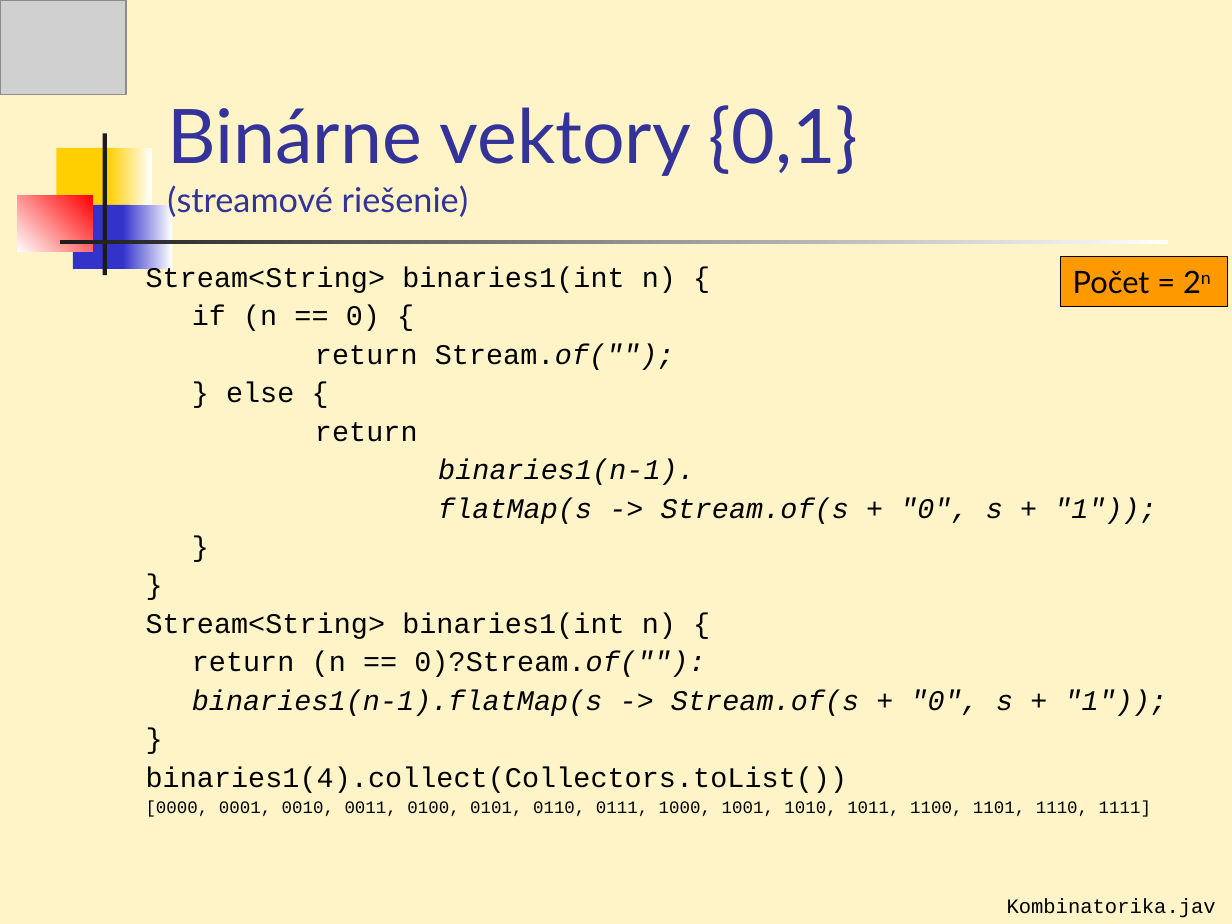
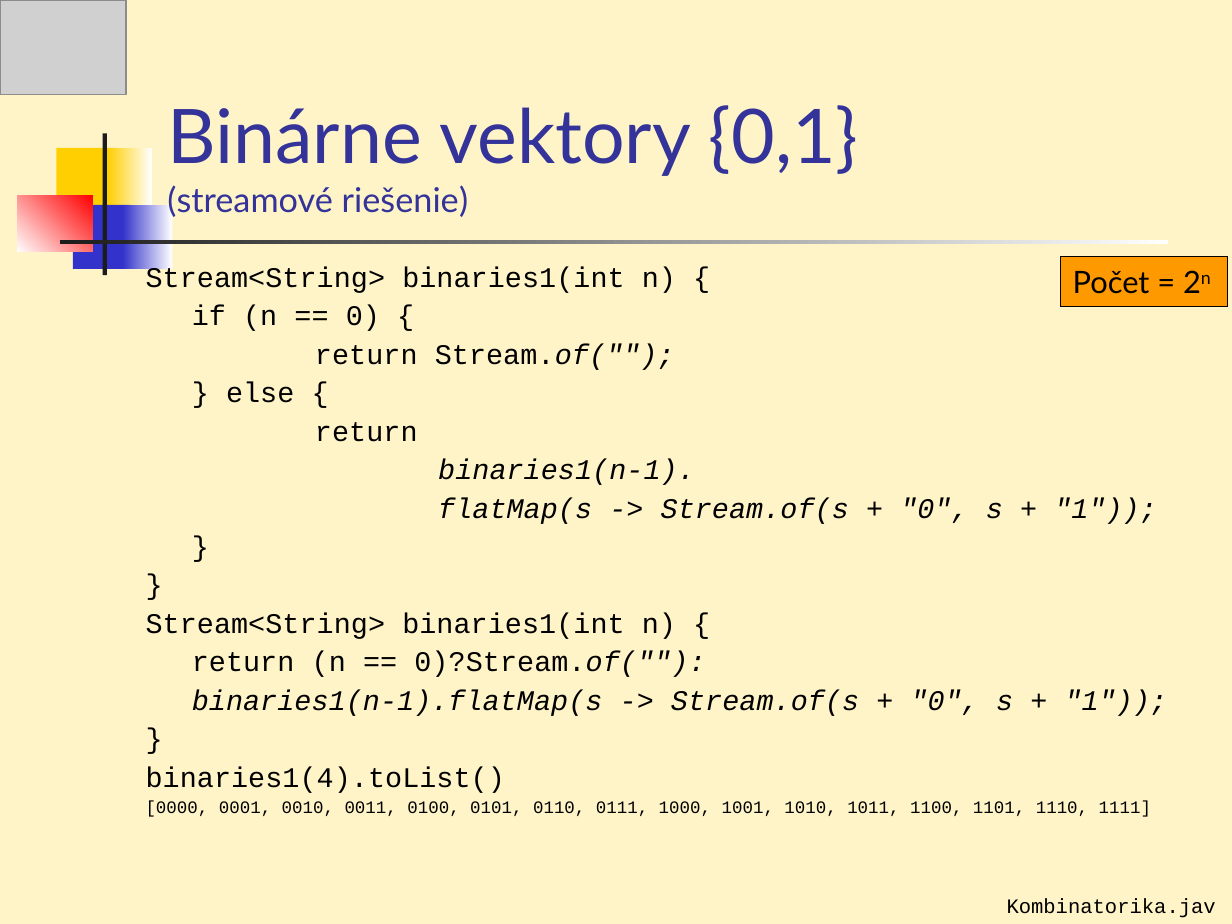
Before and after one commit to Programovanie4/Prednasky, a slide deck: slide 38 of 07/07_java.ppt. Drawn at 1232x924 pixels with LibreOffice and Linux fonts; fonts in the diff are those of the drawing; grey boxes stand for pictures. Boxes give left, top, right and bottom in pixels: in the first picture for what was removed or moved away, otherwise in the second. Text is boxed around its words. In the diff, an @@ line names an element or a change of style, - is before the commit and + after.

```diff
--- a/07/07_java.ppt
+++ b/07/07_java.ppt
@@ text at bbox=[146, 767, 505, 793]: text changed @@
-binaries1(4).collect(Collectors.toList())
+binaries1(4).toList()
```
Also in this commit, not shown: 12 other slides changed, 3 other files.
